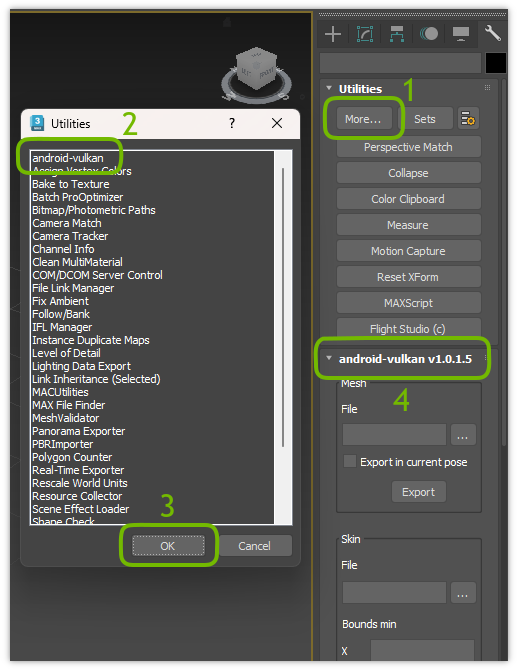
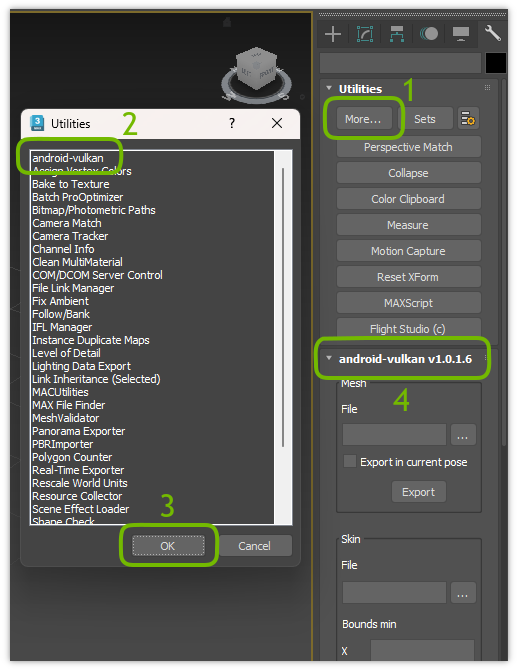
Two versions of the same layered image (517x670). Layer-by-layer changes:
painted on "Screenshot" over bbox(221, 17, 472, 363)
